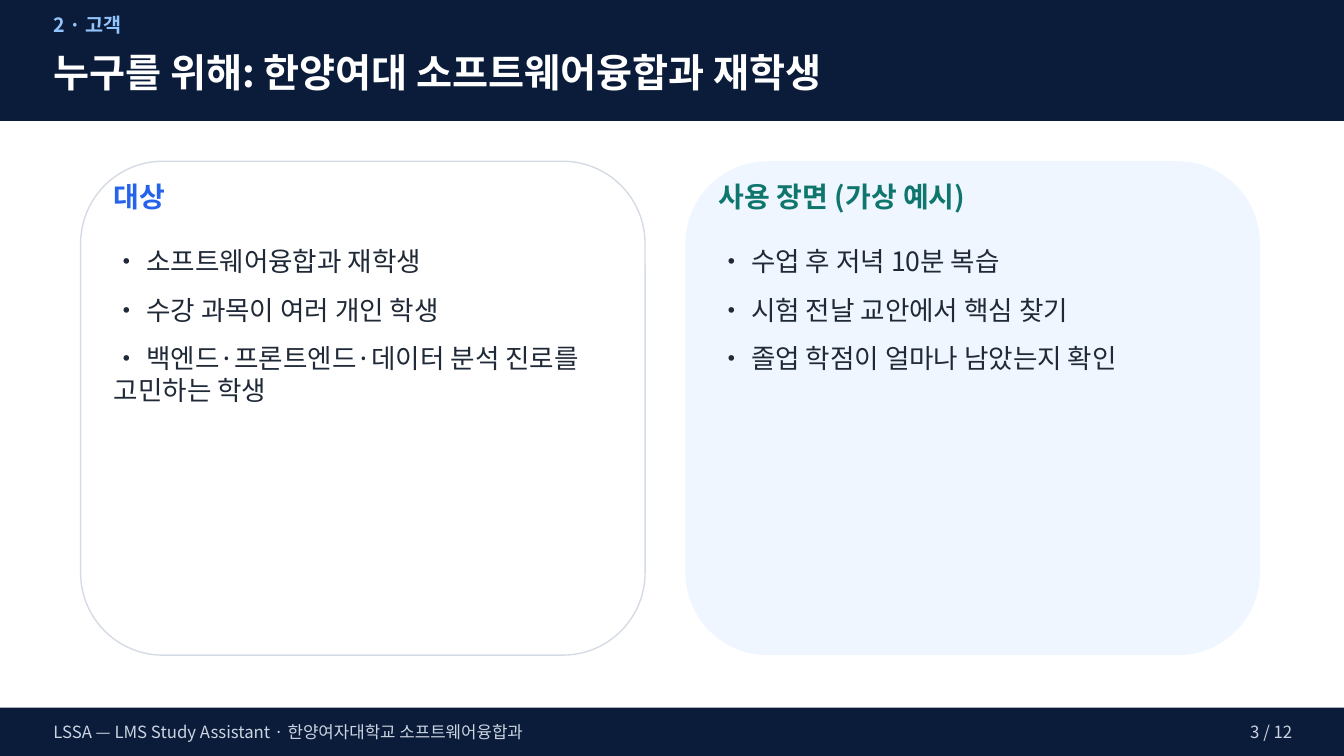
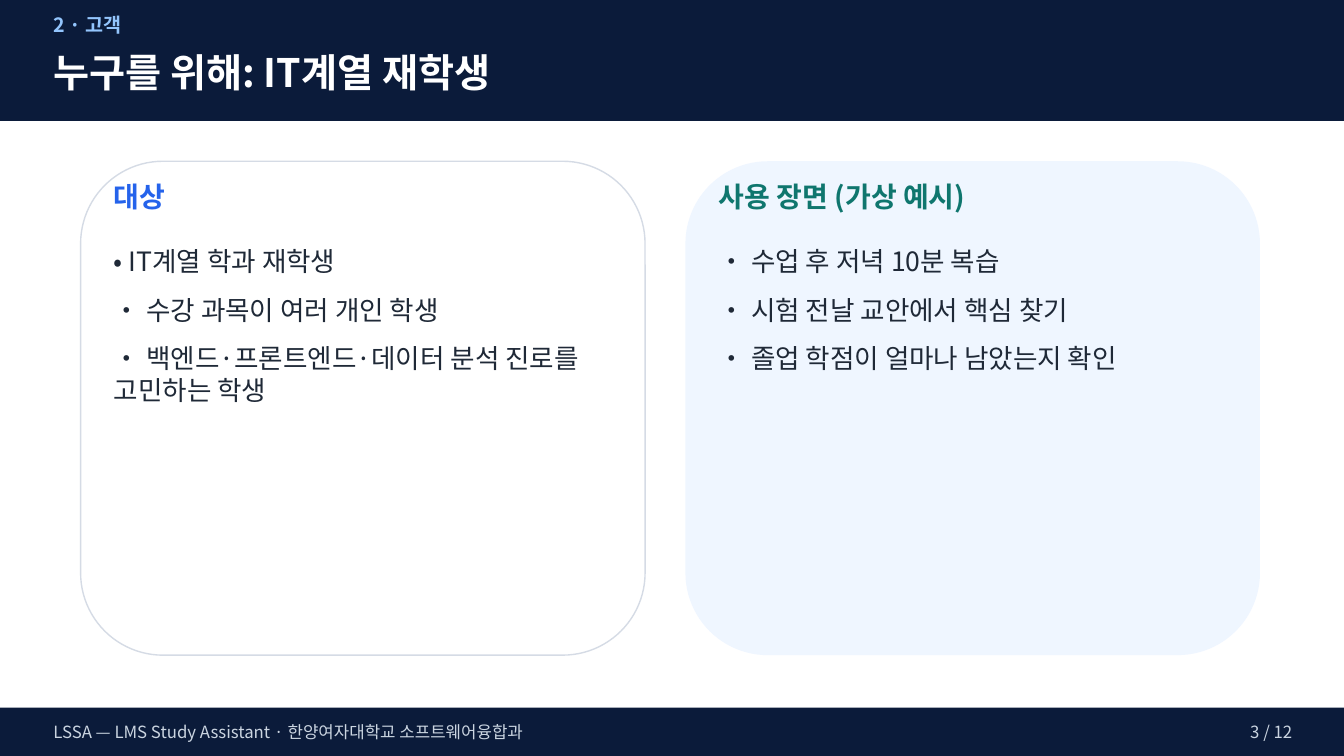
Before and after one commit to arlen-up/Study_assistance, a slide deck: slide 3 of docs/발표자료/최종/LSSA_심사_최종.pptx. Drawn at 1344x756 pixels with LibreOffice and Linux fonts; fonts in the diff are those of the drawing. Boxes give left, top, right and bottom in pixels: in the first picture for what was removed or moved away, otherwise in the second. Text is boxed around its words. In the diff, an @@ line names an element or a change of style, - is before the commit and + after.

```diff
--- a/docs/발표자료/최종/LSSA_심사_최종.pptx
+++ b/docs/발표자료/최종/LSSA_심사_최종.pptx
@@ text at [53,54,490,91]: text changed @@
-누구를 위해: 한양여대 소프트웨어융합과 재학생
+누구를 위해: IT계열 재학생
@@ text at [129,249,335,273]: text changed @@
-• 소프트웨어융합과 재학생
+• IT계열 학과 재학생
```
Also in this commit, not shown: 9 other slides changed, 2 other files.
